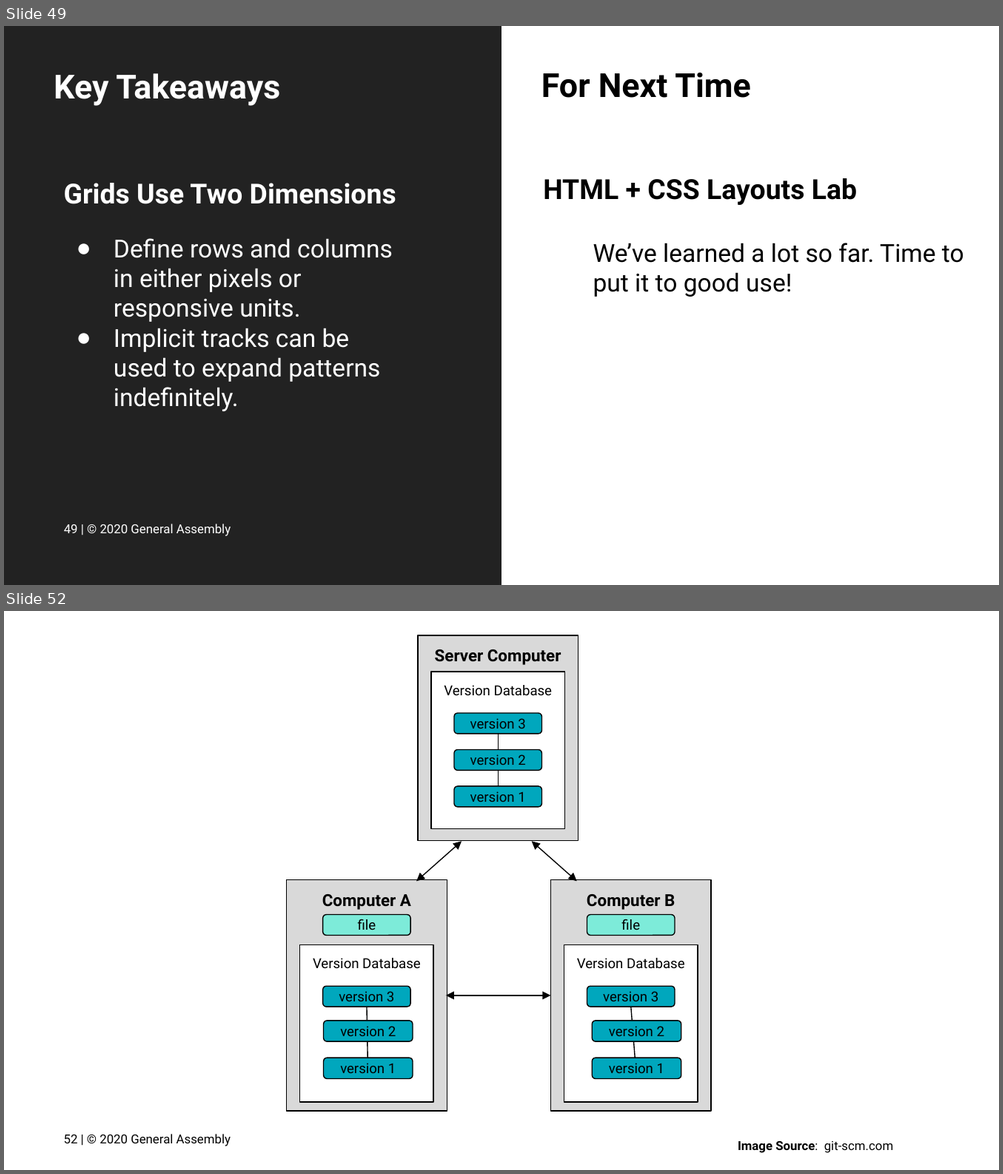
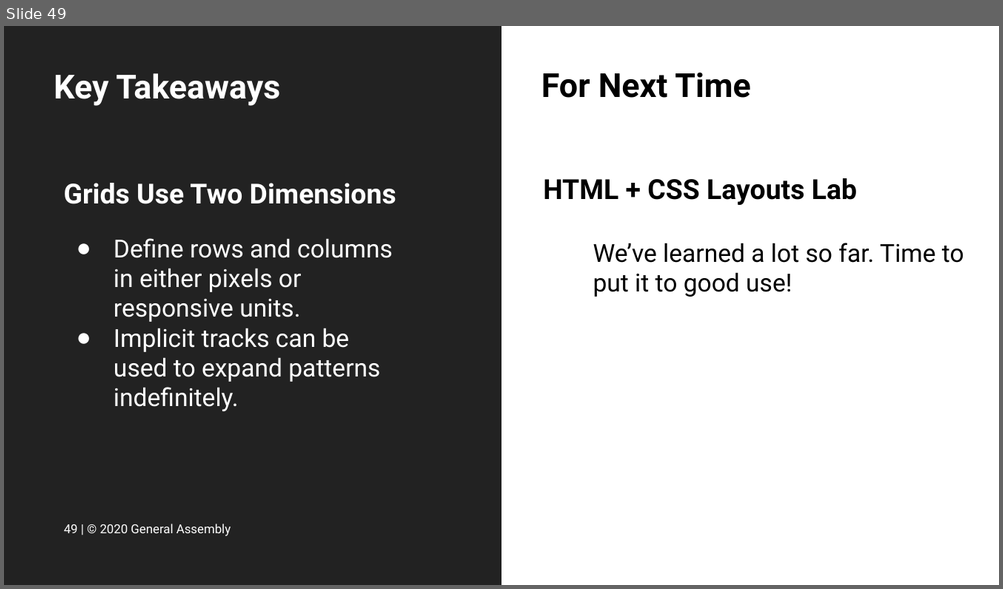
Before and after one commit to FEWD2022/Curriculum011822, a slide deck: Lesson Decks/05 CSS Grid - FEWD 3.2.pptx. Shown one above the other, each under a label of ours: slides 49 and 52 before the commit, slide 49 after it; the slides between them are not shown. The pictures are 1003x1174 and 1003x589 pixels, drawn with LibreOffice and Linux fonts; fonts in the diff are those of the drawing; background and template pictures are left out. Boxes give left, top, right and bottom in pixels: in the first picture for what was removed or moved away, otherwise in the second. Text is boxed around its words. In the diff, an @@ line names an element or a change of style, - is before the commit and + after.

```diff
--- a/Lesson Decks/05 CSS Grid - FEWD 3.2.pptx
+++ b/Lesson Decks/05 CSS Grid - FEWD 3.2.pptx
@@ slide 52 removed at (x1=4, y1=611, x2=999, y2=1170), background #FFFFFF @@
@@ rectangle removed at (x1=418, y1=636, x2=578, y2=840) @@
-Server Computer
@@ rectangle removed at (x1=431, y1=672, x2=564, y2=829) @@
-Version Database
@@ rounded rectangle removed at (x1=453, y1=713, x2=541, y2=735) @@
-version 3
@@ line removed from (498, 733) to (498, 807) @@
@@ rounded rectangle removed at (x1=453, y1=750, x2=541, y2=771) @@
-version 2
@@ rounded rectangle removed at (x1=453, y1=786, x2=541, y2=807) @@
-version 1
@@ double arrow removed from (461, 842) to (417, 882) @@
@@ double arrow removed from (531, 842) to (577, 882) @@
@@ rectangle removed at (x1=287, y1=880, x2=447, y2=1112) @@
-Computer A
@@ rectangle removed at (x1=550, y1=880, x2=710, y2=1112) @@
-Computer B
@@ rounded rectangle removed at (x1=322, y1=915, x2=410, y2=936) @@
-file
@@ rounded rectangle removed at (x1=587, y1=915, x2=674, y2=936) @@
-file
@@ rectangle removed at (x1=299, y1=945, x2=432, y2=1102) @@
-Version Database
@@ rectangle removed at (x1=564, y1=945, x2=697, y2=1102) @@
-Version Database
@@ rounded rectangle removed at (x1=322, y1=986, x2=410, y2=1007) @@
-version 3
@@ rounded rectangle removed at (x1=587, y1=986, x2=674, y2=1007) @@
-version 3
@@ line removed from (367, 1007) to (368, 1079) @@
@@ double arrow removed from (550, 996) to (446, 996) @@
@@ line removed from (631, 1007) to (637, 1079) @@
@@ rounded rectangle removed at (x1=323, y1=1021, x2=412, y2=1042) @@
-version 2
@@ rounded rectangle removed at (x1=592, y1=1021, x2=681, y2=1042) @@
-version 2
@@ rounded rectangle removed at (x1=323, y1=1059, x2=412, y2=1079) @@
-version 1
@@ rounded rectangle removed at (x1=592, y1=1059, x2=681, y2=1079) @@
-version 1
@@ text removed at (x1=64, y1=1134, x2=231, y2=1147) @@
-52 | © 2020 General Assembly
@@ text removed at (x1=737, y1=1142, x2=893, y2=1153) @@
-Image Source: git-scm.com
```
Also in this commit, not shown: 5 other slides removed, 1 other file.
